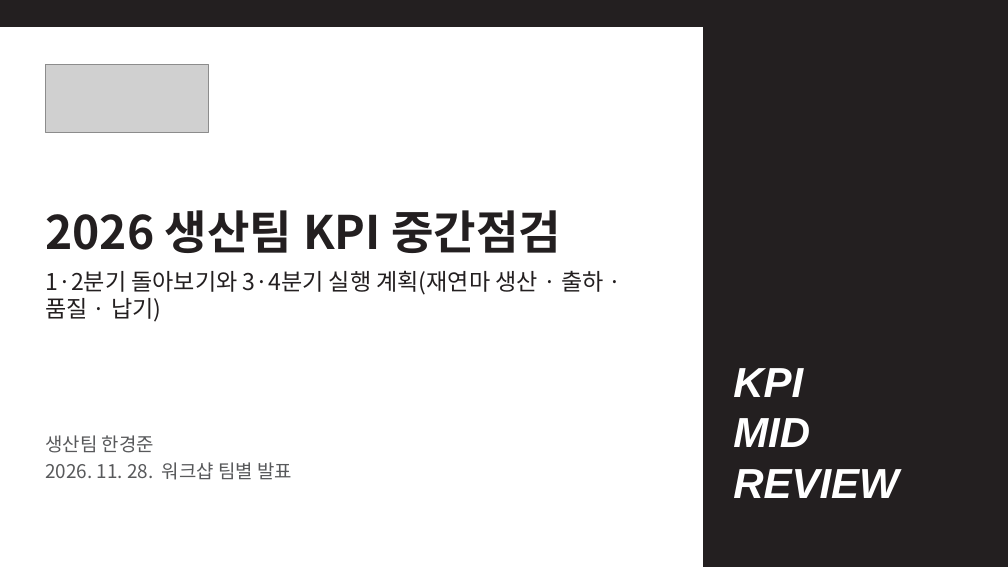
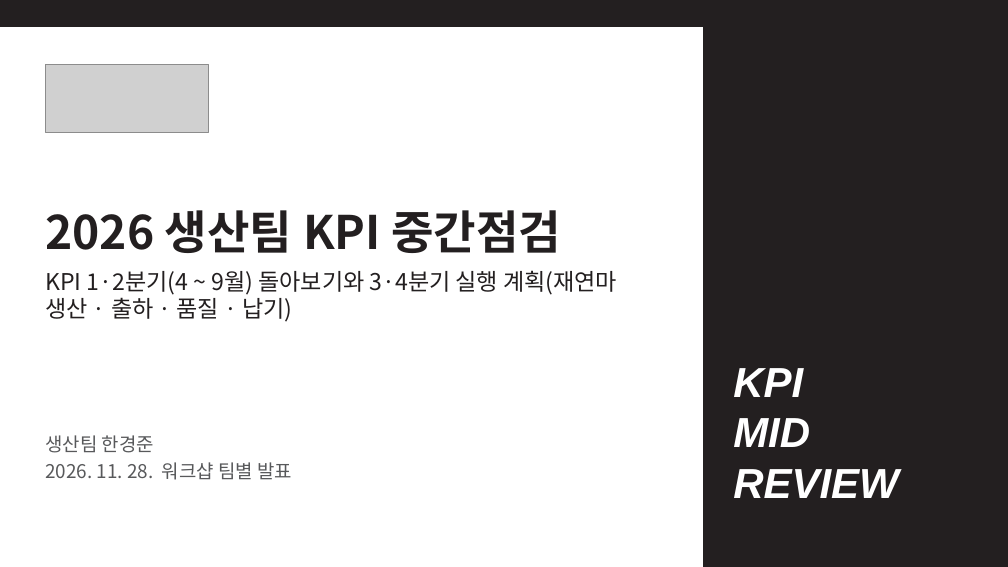
Before and after one commit to HanKyungJun/koreatooling-portal, a slide deck: slide 1 of wiki/reports/07_KPI/생산팀_KPI_중간점검_20261128.pptx. Drawn at 1008x567 pixels with LibreOffice and Linux fonts; fonts in the diff are those of the drawing; grey boxes stand for pictures. Boxes give left, top, right and bottom in pixels: in the first picture for what was removed or moved away, otherwise in the second. Text is boxed around its words. In the diff, an @@ line names an element or a change of style, - is before the commit and + after.

```diff
--- a/wiki/reports/07_KPI/생산팀_KPI_중간점검_20261128.pptx
+++ b/wiki/reports/07_KPI/생산팀_KPI_중간점검_20261128.pptx
@@ text at (45,270,617,322): text changed @@
-1·2분기 돌아보기와 3·4분기 실행 계획(재연마 생산 · 출하 · 품질 · 납기)
+KPI 1·2분기(4 ~ 9월) 돌아보기와 3·4분기 실행 계획(재연마 생산 · 출하 · 품질 · 납기)
```
Also in this commit, not shown: 6 other slides changed, 1 other file.
